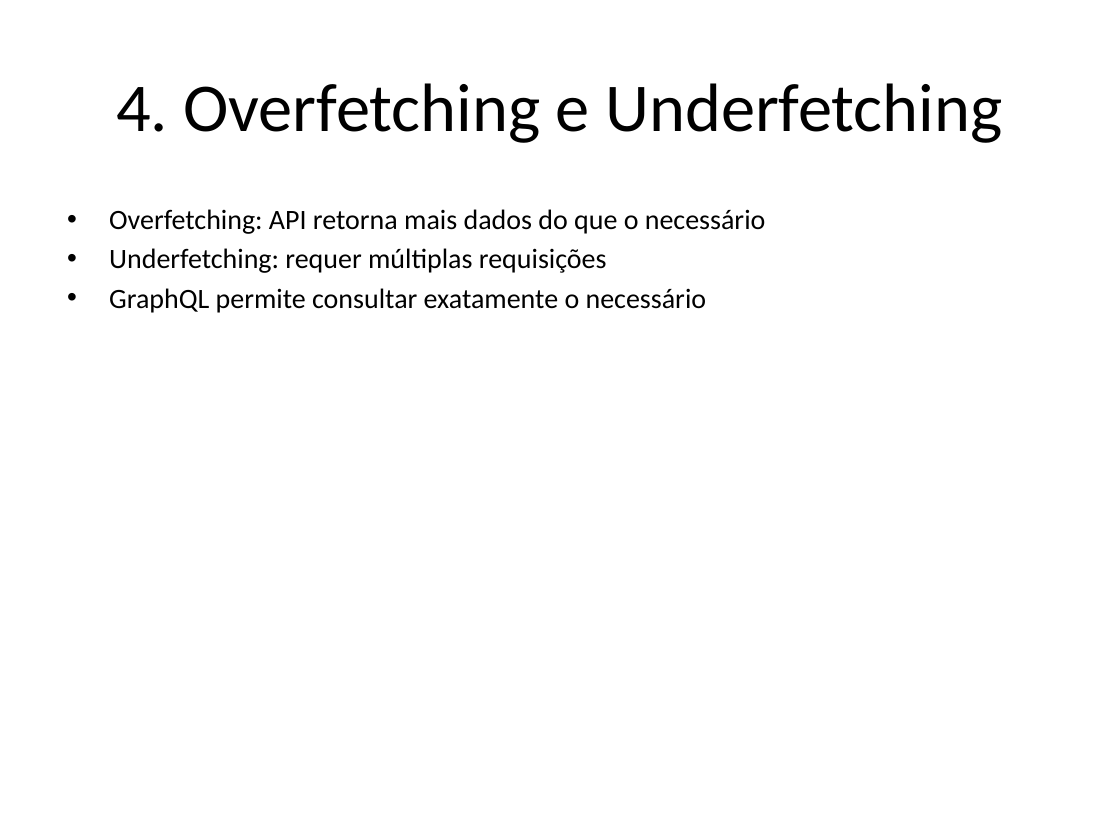
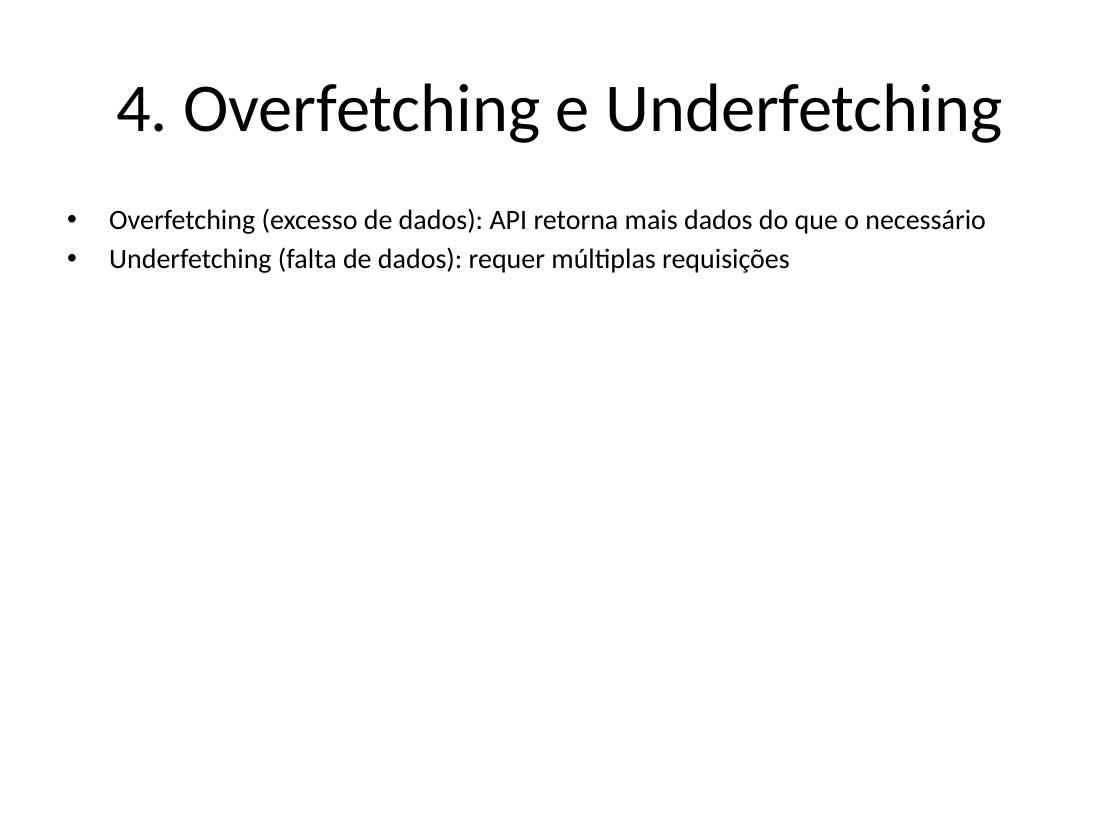
Before and after one commit to pedrobvferreira/graphql, a slide deck: slide 6 of presentation_pt.pptx. Drawn at 1120x840 pixels with LibreOffice and Linux fonts; fonts in the diff are those of the drawing. Boxes give left, top, right and bottom in pixels: in the first picture for what was removed or moved away, otherwise in the second. Text is boxed around its words. In the diff, an @@ line names an element or a change of style, - is before the commit and + after.

```diff
--- a/presentation_pt.pptx
+++ b/presentation_pt.pptx
@@ text at [109,208,986,273]: text changed @@
-• Overfetching: API retorna mais dados do que o necessário
-• Underfetching: requer múltiplas requisições
-• GraphQL permite consultar exatamente o necessário
+• Overfetching (excesso de dados): API retorna mais dados do que o necessário
+• Underfetching (falta de dados): requer múltiplas requisições
```
Also in this commit, not shown: 5 other slides changed, 2 slides added, 1 other file.
